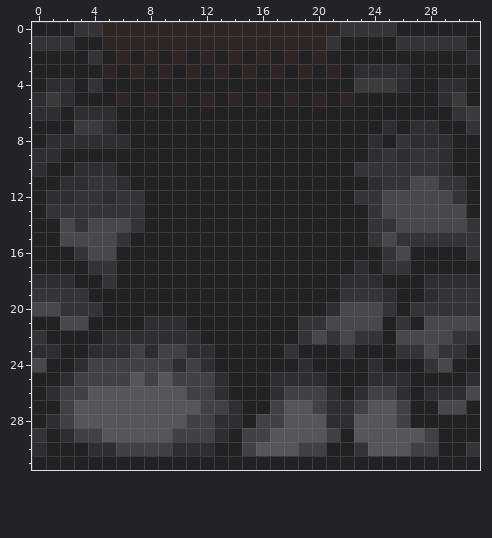
Two versions of one pixel-art sprite, src/Assets/Wall_down2.png. The first picture shows the starting point.
The file is 32x32 pixels. Colours within 5 levels of each other are drawn and written as one.
New version:
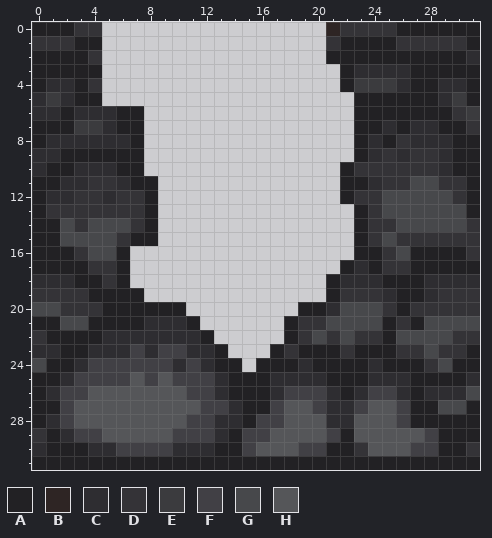
Palette (. is transparent): A #222124  B #2e2524  C #2e2d31  D #343337  E #3b3b3e  F #414045  G #47484b  H #555659
The author wrote: Corrected wall door tile, added ground tiles
The exact change:
Colour A is gone in row 2 at x 5, 7, 9, 11, 13, 15, 17 and 19; in row 3 at x 6, 8, 10, 12, 14, 16, 18 and 20; in row 4 at x 5 to 21; in row 5 at x 5, 7, 9, 11, 13, 15, 17, 19 and 21; in rows 6 to 9 at x 8 to 22; in row 10 at x 8 to 21.
Colour A is gone in rows 11 to 12 at x 9 to 21; in rows 13 to 15 at x 9 to 22; in row 16 at x 7 to 22; in row 17 at x 7 to 21; in row 18 at x 7 to 20; in row 19 at x 8 to 20.
Colour A is gone in row 20 at x 11 to 18; in row 21 at x 12 to 17; in row 22 at x 13 to 17; in row 23 at x 14 to 16; in row 24 at x 15.
Colour B is gone in rows 0 to 1 at x 5 to 20; in row 2 at x 6, 8, 10, 12, 14, 16, 18 and 20; in row 3 at x 5, 7, 9, 11, 13, 15, 17, 19 and 21; in row 5 at x 6, 8, 10, 12, 14, 16, 18, 20 and 22.
Where, in picture pixels (left, top, right, bottom), the same in both pictures:
erased: (102, 22, 354, 372)
